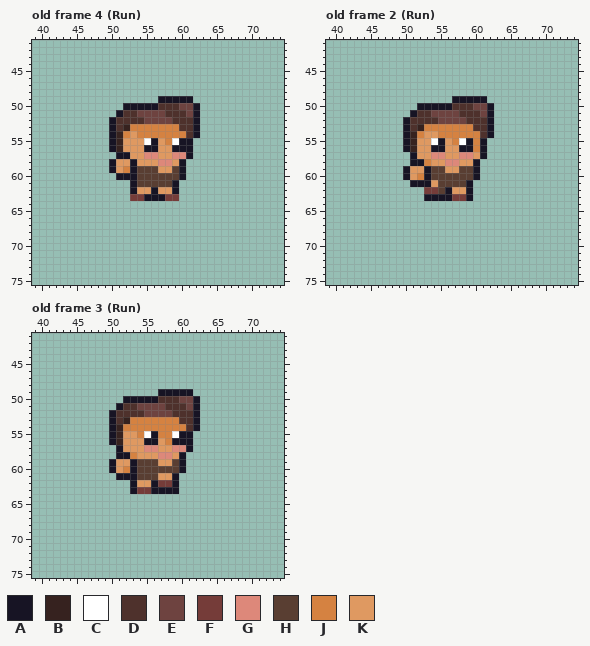
Pixel-art file, stored at Assets/Graphics/Player/WildFire_Karakter.aseprite. Above, as it was before the edit.
112x112 pixels, 33 frames. Colours within 5 levels of each other are drawn and written as one. Shown: old frame 4 (Run): x 39..74, y 41..75; old frame 2 (Run): x 39..74, y 41..75; old frame 3 (Run): x 39..74, y 41..75. The commit also changed other frames, which this record leaves out.
Visible layers, top first: "sketch", "character", "action lines".
Palette (. is transparent): A #171424  B #36221f  C #ffffff  D #4e312c  E #6e4340  F #753c39  G #dd887a  H #593e32  J #d58241  K #df9961
Pixels before, old frame 4 (Run), first column x 50:
49 .......AAAAA.
50 ..AAAAADDDEEA
51 .ADDEEEEDDDEA
52 ADDDDEEEEDDDA
53 ADBJJJJJJJDDA
54 ABJKJJJJJJJDA
55 ABKKKCAKJCAA.
56 ABKKKAAKKAAA.
57 .AAKKGGKKGGA.
58 AKKAKKKGGKA..
59 AKJAHHHKKHA..
60 .AAAHHHHHHA..
61 ...AHHHHHA...
62 ...AKKAKKA...
63 ...FFAAAFF...
Pixels before, old frame 2 (Run), first column x 50:
49 .......AAAAA.
50 ..AAAAADDDEEA
51 .ADDEEEEDDDEA
52 ADDDDEEEEDDDA
53 ADBJJJJJJJDDA
54 ABJKKJJJJJJDA
55 ABKKCAKJCAJA.
56 ABKKAAKKAAJA.
57 .AKKGGKKGGKA.
58 .AAJKKGGKKA..
59 AKKAHHKKHHA..
60 AKJAHHHHHHA..
61 .AAAKHHHHA...
62 ...FFHAKKA...
63 ...AAAAFFA...
Pixels before, old frame 3 (Run), first column x 50:
49 .......AAAAA.
50 ..AAAAADDDEEA
51 .ADDEEEEDDDEA
52 ADDDDEEEEDDDA
53 ADBJJJJJJJDDA
54 ABJJJJJJJJJDA
55 ABKKJCAJJCAA.
56 ABKKKAAKJAAA.
57 .AKKKGGKKGGA.
58 .AAJKKKGGKA..
59 AKKAHHHKKHA..
60 AKJAHHHHHHA..
61 .AAAHHHKKA...
62 ...AKKAFFA...
63 ...AFFAAAA...
The same view after the edit:
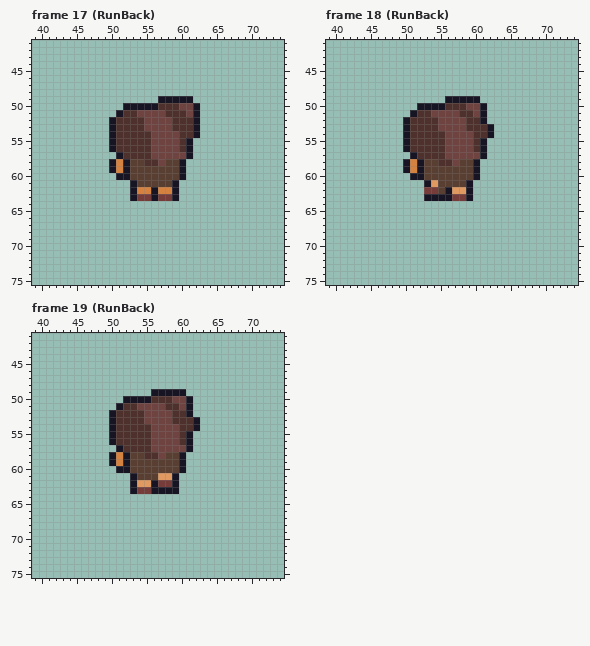
A new or re-ordered frame is compared with the old frame closest to it.
The exact change:
frames 33 -> 28
Frame 17 (RunBack) is new; against old frame 4 (Run), layer "character":
y 53: x 52..59 BJJJJJJJ -> DDDEEEED
y 54: x 51..60 BJKJJJJJJJ -> DDDDDEEEED
y 55: x 51..60 BKKKCAKJCA -> DDDDDEEEED
y 56: x 51..60 BKKKAAKKAA -> DDDDDEEEED
y 57: x 52..60 AKKGGKKGG -> DDDDEEEEE
y 58: x 51..59 KKAKKKGGK -> JAHHDDEHH
y 59: x 51..53 KJA -> JAH; x 57..58 KK -> HH
y 60: x 53 A -> H
y 62: x 54..55 KK -> JJ; x 57..58 KK -> JJ
y 63: x 53 F -> A; x 55 A -> F; x 57 A -> F; x 59 F -> A
Frame 18 (RunBack) is new; against old frame 2 (Run), layer "character":
y 49: x 56 . -> A; x 61 A -> .
y 50: x 56 A -> D; x 59 D -> E; x 61..62 EA -> A.
y 51: x 60..62 DEA -> EA.
y 52: x 61..62 DA -> A.
y 53: x 52..59 BJJJJJJJ -> DDDEEEED
y 54: x 51..60 BJKKJJJJJJ -> DDDDDEEEED
y 55: x 51..60 BKKCAKJCAJ -> DDDDDEEEED
y 56: x 51..60 BKKAAKKAAJ -> DDDDDEEEED
y 57: x 52..60 KKGGKKGGK -> DDDDEEEEE
y 58: x 50..51 .A -> AJ; x 53..59 JKKGGKK -> HHDDEHH
y 59: x 51..53 KKA -> JAH; x 56..57 KK -> HH
y 60: x 50..53 AKJA -> .AAH
y 61: x 51..52 AA -> ..
Frame 19 (RunBack) is new; against old frame 3 (Run), layer "character":
y 49: x 56 . -> A; x 61 A -> .
y 50: x 56 A -> D; x 59 D -> E; x 61..62 EA -> A.
y 51: x 60..62 DEA -> EA.
y 52: x 61..62 DA -> A.
y 53: x 52..59 BJJJJJJJ -> DDDEEEED
y 54: x 51..60 BJJJJJJJJJ -> DDDDDEEEED
y 55: x 51..60 BKKJCAJJCA -> DDDDDEEEED
y 56: x 51..60 BKKKAAKJAA -> DDDDDEEEED
y 57: x 52..60 KKKGGKKGG -> DDDDEEEEE
y 58: x 50..51 .A -> AJ; x 53..59 JKKKGGK -> HHDDEHH
y 59: x 51..53 KKA -> JAH; x 57..58 KK -> HH
y 60: x 50..53 AKJA -> .AAH
y 61: x 51..52 AA -> ..
Boxes around the changes in both pictures, in picture pixels (x1, y1, x2, y2):
changed: (116, 124, 186, 201)
changed: (403, 96, 494, 187)
changed: (109, 389, 200, 480)
